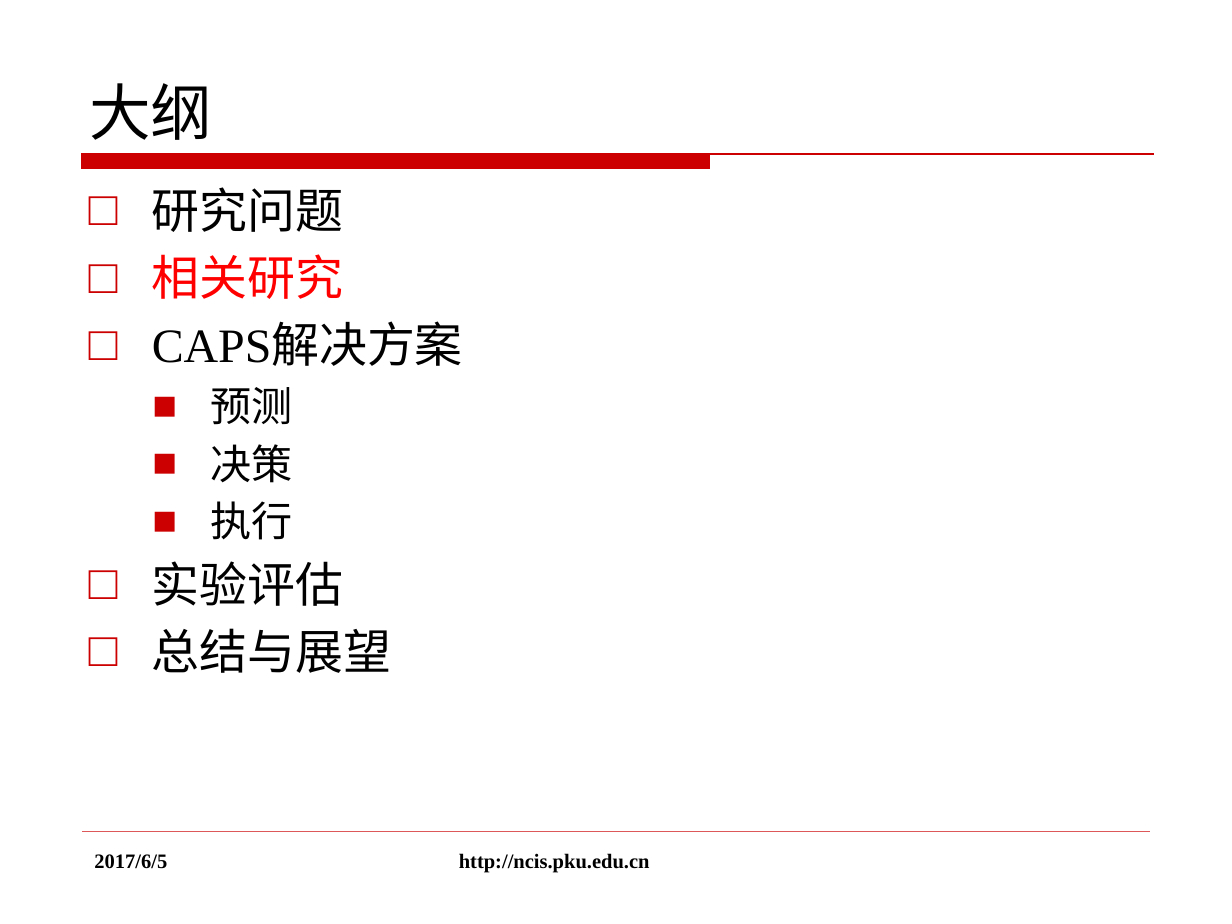
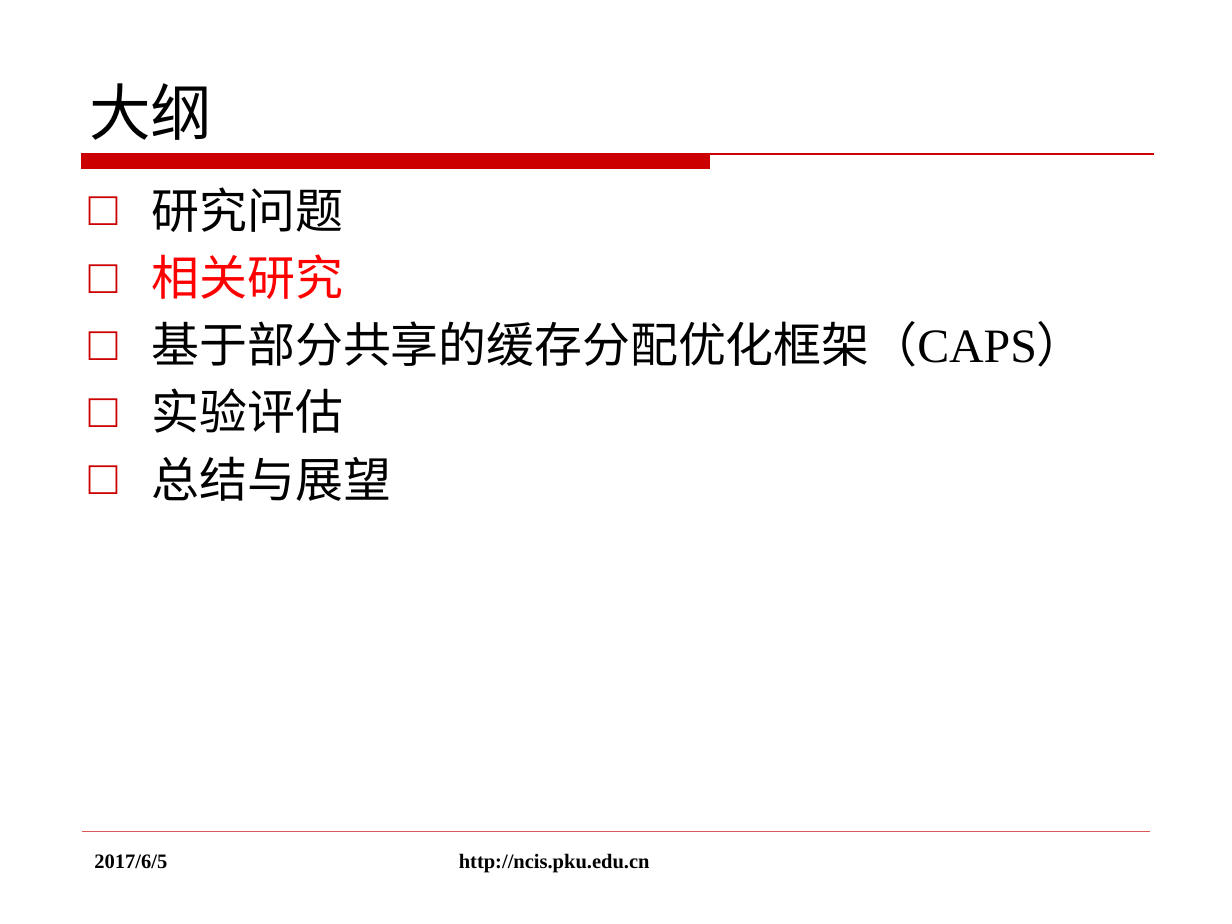
Before and after one commit to rogerhzh/thesis, a slide deck: slide 4 of 黄子翚答辩.pptx. Drawn at 1232x924 pixels with LibreOffice and Linux fonts; fonts in the diff are those of the drawing; background and template pictures are left out. Boxes give left, top, right and bottom in pixels: in the first picture for what was removed or moved away, otherwise in the second. Text is boxed around its words. In the diff, an @@ line names an element or a change of style, - is before the commit and + after.

```diff
--- a/黄子翚答辩.pptx
+++ b/黄子翚答辩.pptx
@@ text at (152,321,1085,367): text changed @@
-□ CAPS解决方案
-  ■ 预测
-  ■ 决策
-  ■ 执行
+□ 基于部分共享的缓存分配优化框架（CAPS）
```
Also in this commit, not shown: 5 other slides changed.
